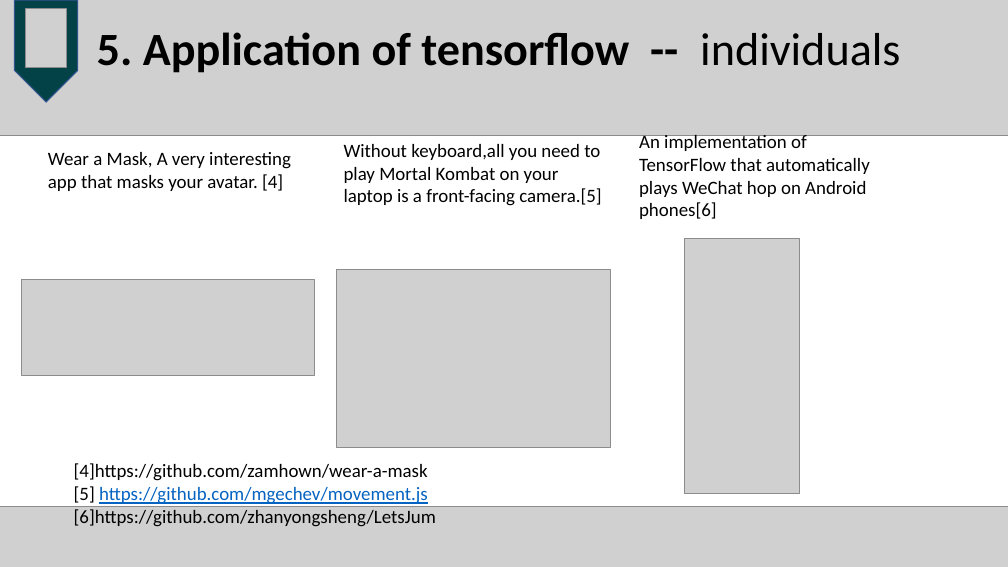
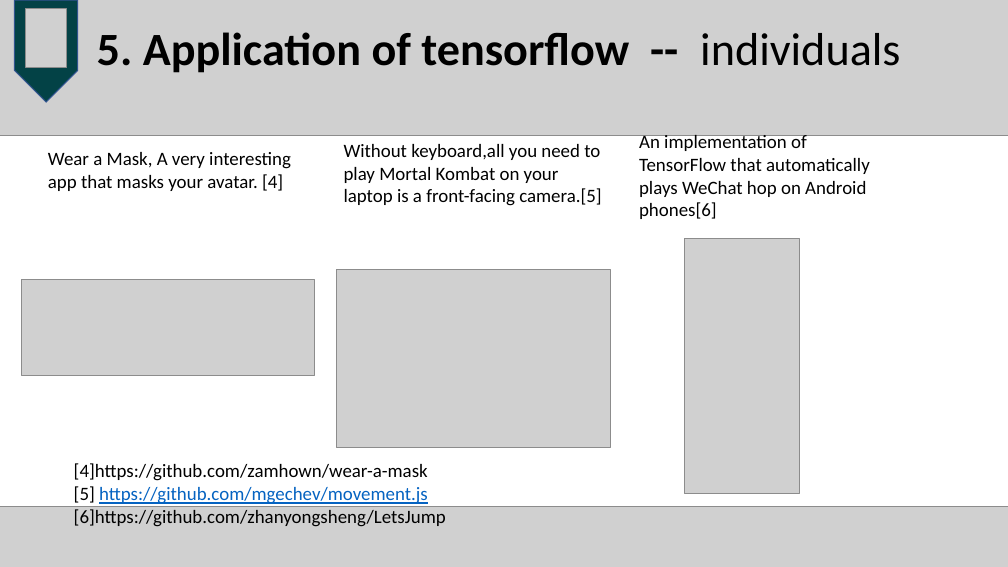
Before and after one commit to coda953/OSproject, a slide deck: slide 10 of tfboys.pptx. Drawn at 1008x567 pixels with LibreOffice and Linux fonts; fonts in the diff are those of the drawing; grey boxes stand for pictures. Boxes give left, top, right and bottom in pixels: in the first picture for what was removed or moved away, otherwise in the second. Text is boxed around its words. In the diff, an @@ line names an element or a change of style, - is before the commit and + after.

```diff
--- a/tfboys.pptx
+++ b/tfboys.pptx
@@ text at [74, 509, 446, 527]: text changed @@
-[6]https://github.com/zhanyongsheng/LetsJum
+[6]https://github.com/zhanyongsheng/LetsJump
```
